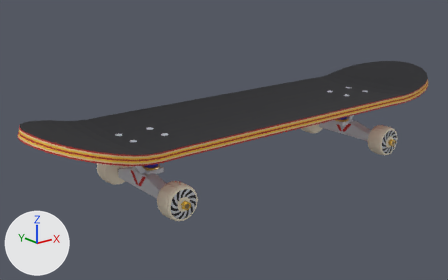
Before and after pictures for a commit that changed the glTF model public/models/board.glb.
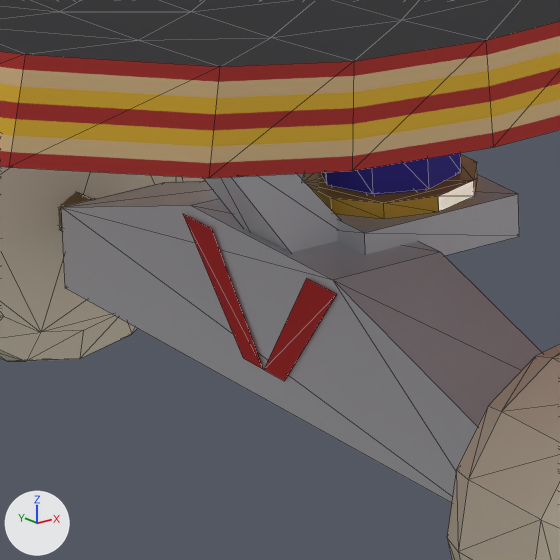
The first picture shows the older version from a 50 mm lens placed at (-0.805, -0.897, 0.315), pointed at (-0.057, 0.037, -0.059). The close-ups show the older and then the newer version on the part from 25% to 37% of the width and 53% to 73% of the height of that picture. Only the edits that show in the close-ups are written down. The axes (+X, +Y, +Z) are drawn at lower left. The lights are the same throughout. The close-ups show mesh edges as thin lines. Vertices at exactly the same position are counted once.

Objects in the first close-up: 'Board'.
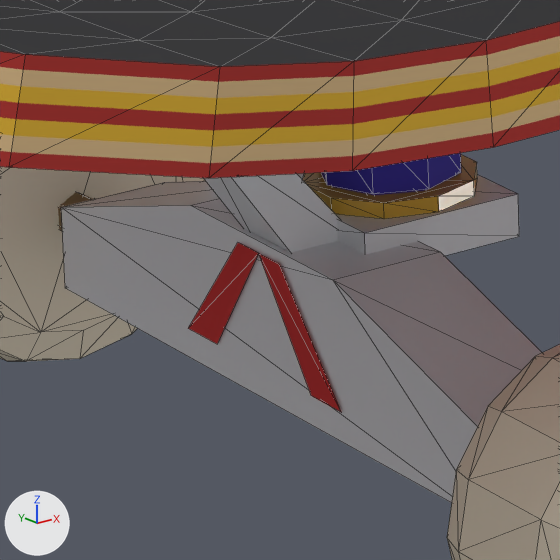
Edits to the bpy script that builds the scene:
```text
Change me_board:
    used by ob_board; location = (0.0, 0.0, 0.0)
    remove me_board.from_pydata(...)  # 1838 vertices, 3472 faces; spans x -0.48..0.48, y -0.134..0.134, z -0.12..0.045
    add me_board.from_pydata(...)  # 1824 vertices, 3464 faces; spans x -0.48..0.48, y -0.134..0.134, z -0.12..0.045
    me_board part 1: the loose piece of 7 vertices spanning x -0.282, y -0.026..0.026, z -0.09..-0.068 is mirrored in z about its middle
    other edits to the shape of me_board do not show in these pictures
```

Location of each change, (x1, y1, x2, y2) in pixels of the close-ups (560 x 560 px; the box of a moved part takes in the faces that stretch with it):
part 1 of me_board, moved or reshaped: before (183, 214, 337, 381); after (189, 243, 342, 413)
